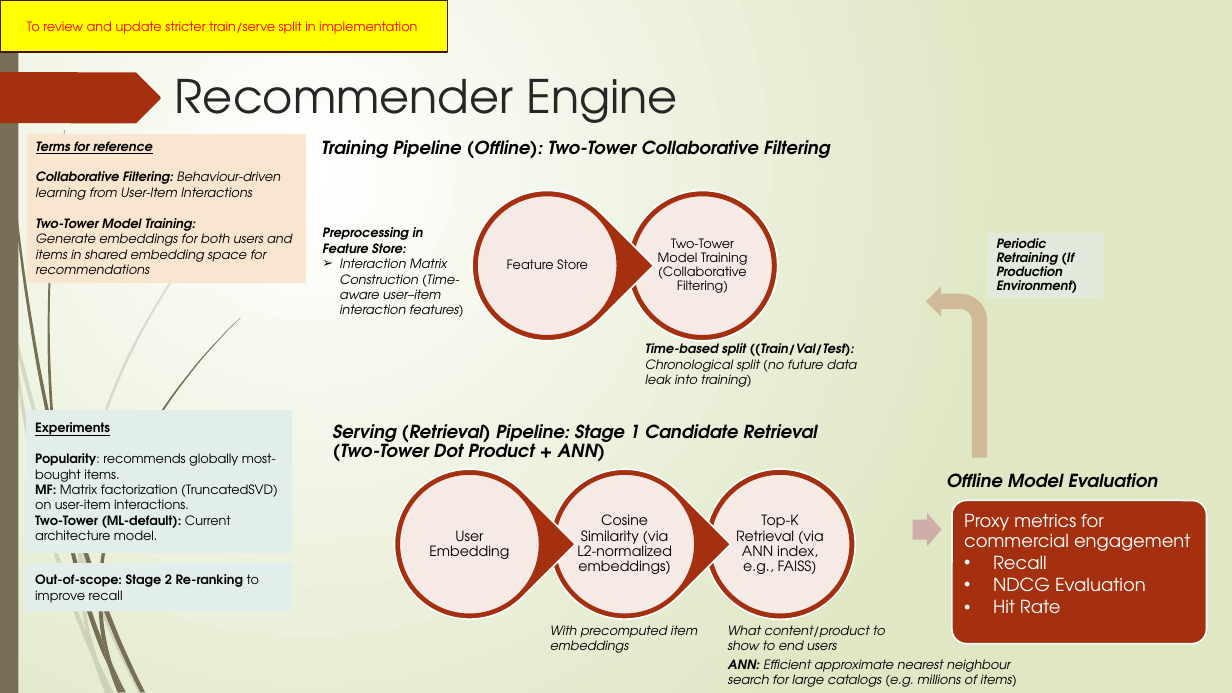
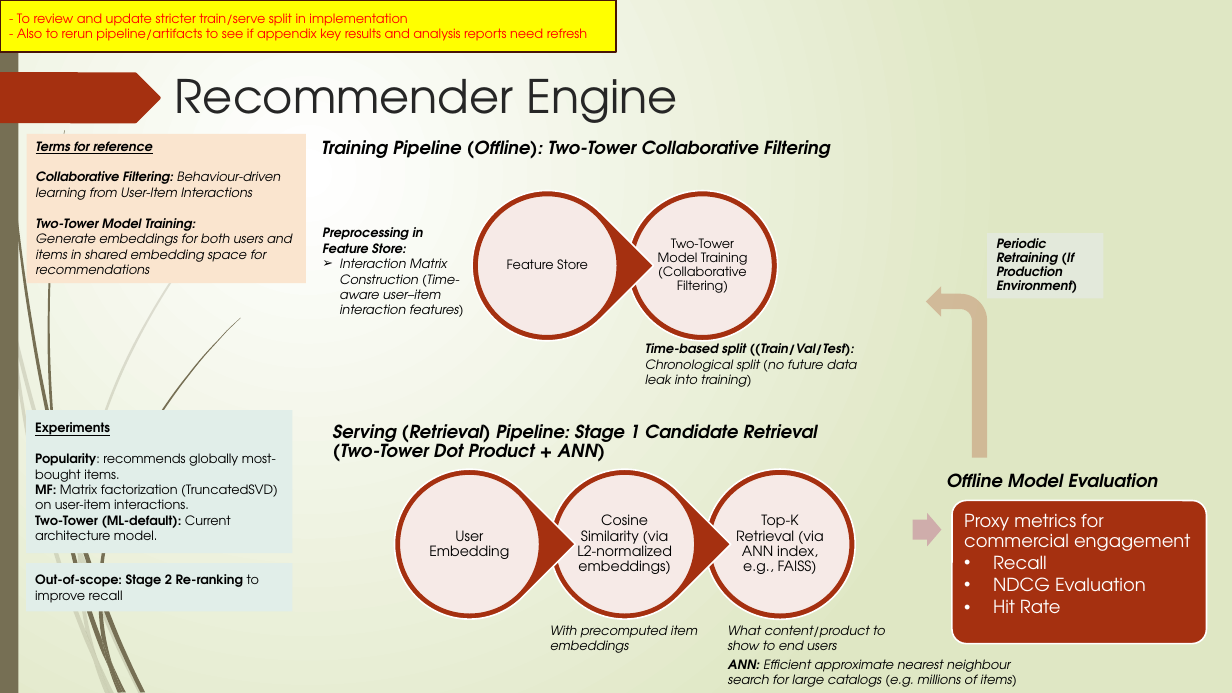
Before and after one commit to Phrey001/mle-marketplace-growth, a slide deck: slide 5 of docs/architecture.pptx. Drawn at 1232x693 pixels with LibreOffice and Linux fonts; fonts in the diff are those of the drawing. Boxes give left, top, right and bottom in pixels: in the first picture for what was removed or moved away, otherwise in the second. Text is boxed around its words. In the diff, an @@ line names an element or a change of style, - is before the commit and + after.

Commit message:
checkpt, reviewing repo

```diff
--- a/docs/architecture.pptx
+++ b/docs/architecture.pptx
@@ rectangle "- To review and update ...": place and size @@
-rectangle "- To review and update ..." at <box>0,0,447,52</box>
+rectangle "- To review and update ..." at <box>0,0,616,52</box>
@@ text in rectangle at <box>17,13,587,41</box>: text changed @@
-To review and update stricter train/serve split in implementation
+- To review and update stricter train/serve split in implementation
+- Also to rerun pipeline/artifacts to see if appendix key results and analysis reports need refresh
```
Also in this commit, not shown: 4 other slides changed, 59 other files.
